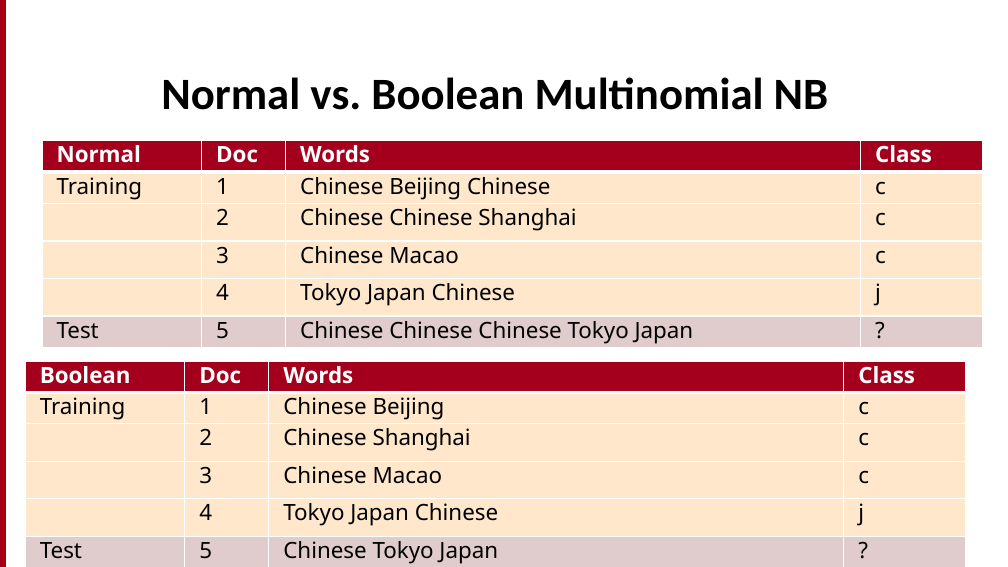
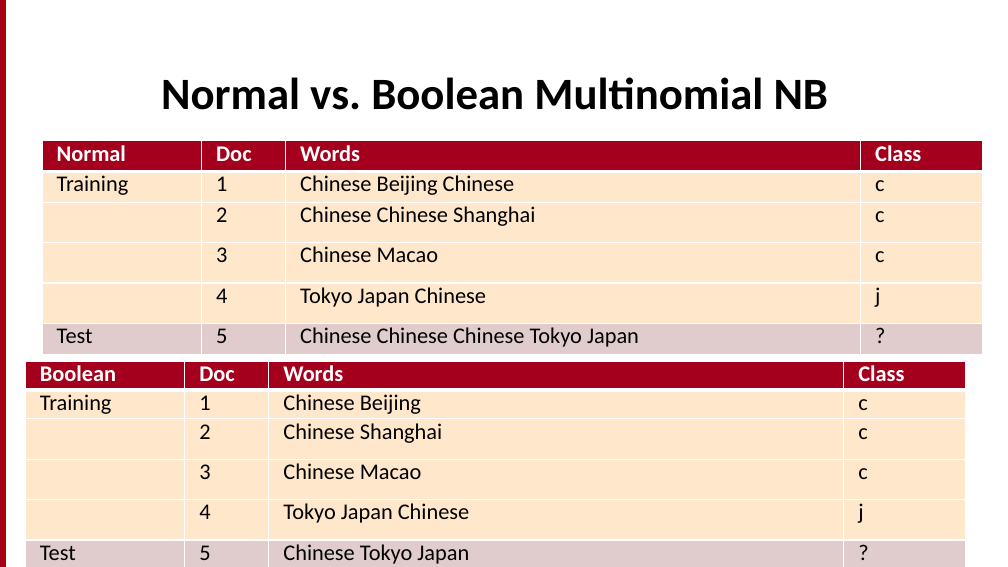
Before and after one commit to motazsaad/NLP-ICTS6361, a slide deck: slide 28 of textbooks/Speech and Language Processing/chapters/7_Sent.pptx. Drawn at 1008x567 pixels with LibreOffice and Linux fonts; fonts in the diff are those of the drawing. Boxes give left, top, right and bottom in pixels: in the first picture for what was removed or moved away, otherwise in the second. Text is boxed around its words. In the diff, an @@ line names an element or a change of style, - is before the commit and + after.

```diff
--- a/textbooks/Speech and Language Processing/chapters/7_Sent.pptx
+++ b/textbooks/Speech and Language Processing/chapters/7_Sent.pptx
@@ table at (42, 141, 982, 351) @@
@@ fill #E0CCCD to #E0CCCC in row 6 @@
@@ font Noto Sans to Calibri @@
@@ borders changed @@
@@ table at (25, 361, 965, 567) @@
@@ fill #E0CCCD to #E0CCCC in row 6 @@
@@ font Noto Sans to Calibri @@
@@ borders changed @@
```
Also in this commit, not shown: 29 other slides changed, 6 other files.
